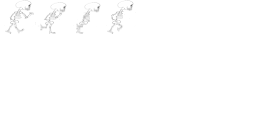
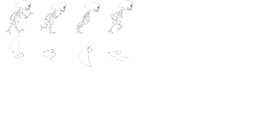
The second 272 x 136 image is a revision of the first. Changes to its layers:
added layer "Layer 4" above "Layer 3" over [106, 49, 129, 62]
added layer "Layer 3" above "Layer 2" over [78, 45, 93, 68]
added layer "Layer 2" above "Layer 1" over [43, 49, 56, 61]
added layer "Layer 1" above "Layer 0" over [8, 34, 24, 58]
renamed "Layer 10" to "Layer 0", painted on it over [4, 12, 136, 35]
